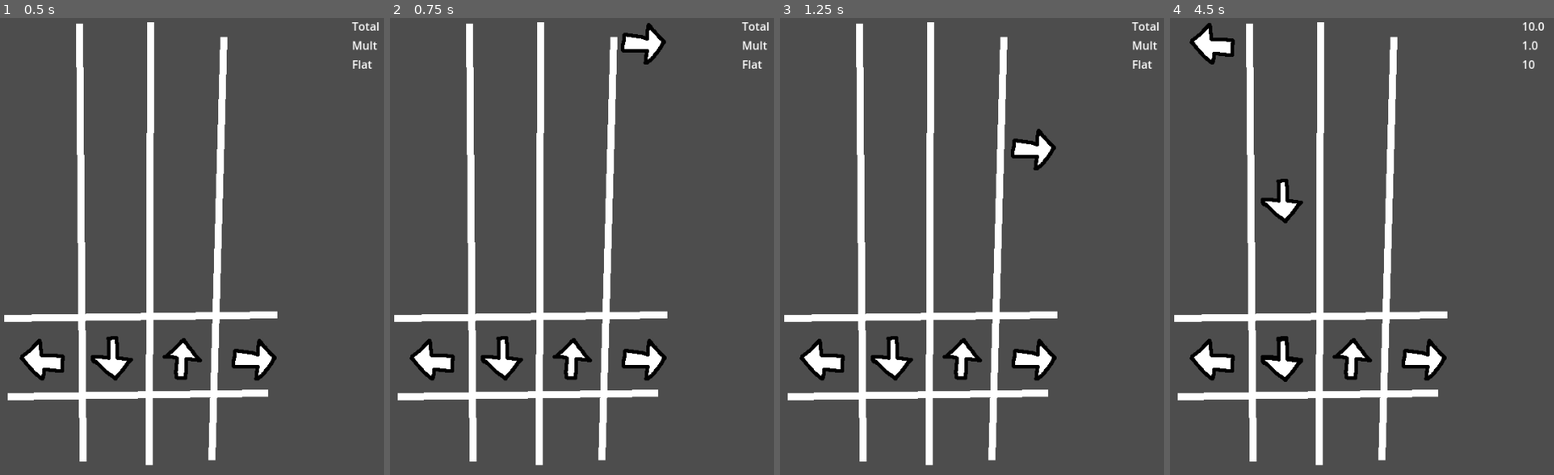
Above: before the commit, frames 1-4 (left to right).
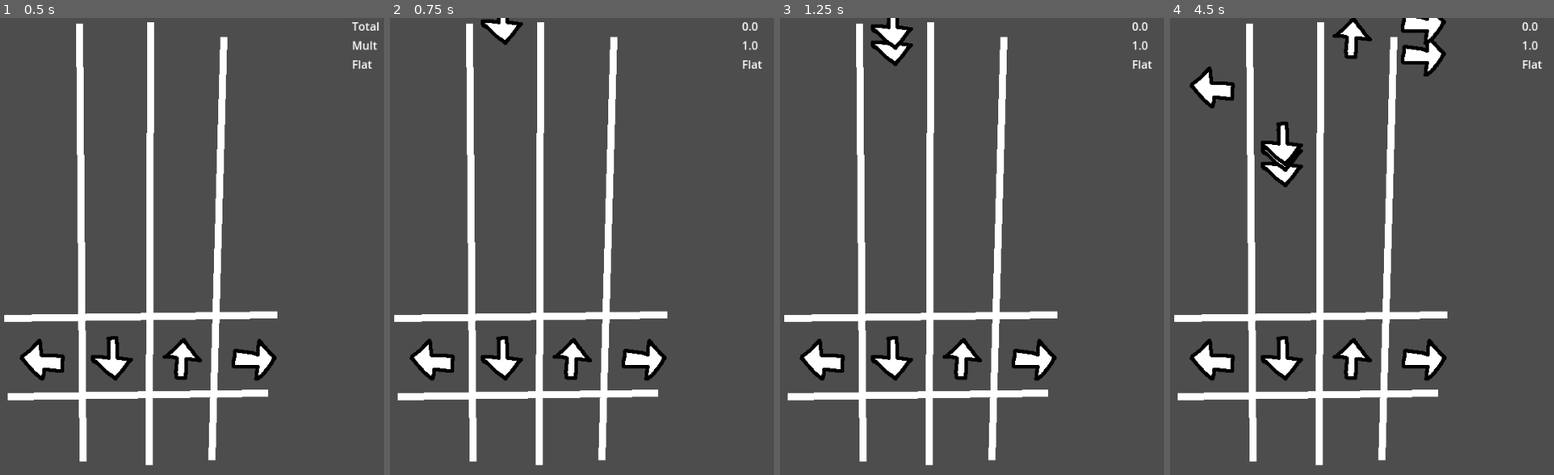
Above: after the commit, the same moments.

Repository: CWmain/cashoutCombo
Game: Godot game, scene res://Scenes/game/game.tscn
Same seed, same stepped clock (60 frames per second), same inputs: the game is played once before the commit and once after it.
Inputs:
- Up to frame 1 (0.5 s): no input
- Up to frame 2 (0.75 s): tap Enter at 0.5 s; hold D (Right) from 0.53 s (still down); tap Space (RandomNote) at 0.6 s
- Up to frame 3 (1.25 s): keep holding D (Right)
- Up to frame 4 (4.5 s): release D (Right) at 1.28 s; hold S (Down) 1.28-2.03 s; tap Space (RandomNote) every 0.75 s from 1.35 to 4.35 s; hold D (Right) 2.03-2.78 s; hold W (Up) 2.78-3.53 s; hold A (Left) from 3.53 s (still down)

Frame 1 is identical in both runs. In frame 2, 1.1% of the frame differs, in the area x 23-99%, y 0-11%; in frame 3, 1.4%; in frame 4, 4.1%, in the area x 5-98%, y 0-80%.

Commit message:
Added a burst and gap timer. The burst timer waits between bursts to spawn one. And the gap timer is to space out the notes themeselves. The pass back and fourth activation to crreate bursts of arbrritary sizes. I want to add moddifers which incrrease difficulty after each burst. Still need to work our the fail state

Diff:
--- a/objects/RythmBoard/rythm_board.gd
+++ b/objects/RythmBoard/rythm_board.gd
@@ -1,7 +1,28 @@
 extends CanvasLayer
 
-@export var arrowSpawnTimer: float
-@export var arrowFallSpeed: float
+# The amount of notes in a burst
+@export var noteBurstContents: int = 4
+
+#The time between each note burst
+@export var noteBurstGap: float = 1:
+	set(value):
+		noteBurstGap = value
+		if note_burst_timer != null:
+			note_burst_timer.wait_time = noteBurstGap
+
+#The time between each note
+@export var noteGap: float = 0.2:
+	set(value):
+		noteGap = value
+		if note_gap_timer != null:
+			note_gap_timer.wait_time = noteGap
+
+@export var noteFallSpeed: float = 1
+
+@onready var note_gap_timer: Timer = %noteGapTimer
+@onready var note_burst_timer: Timer = %noteBurstTimer
+
+var spawnedNotes: int = 0
 
 var leftNotes: Array[FallingNote]
 var downNotes: Array[FallingNote]
@@ -17,6 +38,16 @@
 # Derived from rough placement of TopLine and BottomLine
 const TOP_LINE: int = 420
 const BOTTOM_LINE: int = 540
+
+func _ready() -> void:
+	note_gap_timer.wait_time = noteGap
+	note_burst_timer.wait_time = noteBurstGap
+
+	note_gap_timer.timeout.connect(_on_noteGapTimer)
+	note_burst_timer.timeout.connect(_on_noteBurstTimer)
+
+	startGame()
+
 func _process(delta: float) -> void:
 	if Input.is_action_just_pressed("RandomNote"):
 		spawnRandomNote()
@@ -39,10 +70,27 @@
 			miss.emit()
 			column.pop_front()
 
+func startGame() -> void:
+	note_gap_timer.start()
+
+func _on_noteGapTimer() -> void:
+	if spawnedNotes == noteBurstContents:
+		note_gap_timer.stop()
+		note_burst_timer.start()
+		return
+	spawnRandomNote()
+	spawnedNotes += 1
+
+func _on_noteBurstTimer() -> void:
+	spawnedNotes = 0
+	note_burst_timer.stop()
+	note_gap_timer.start()
+
 func spawnRandomNote() -> void:
 	var r = randf()
 	var newNote: FallingNote
 	newNote = FALLING_NOTE.instantiate()
+	newNote.fallSpeed = noteFallSpeed
 	if r < 0.25:
 		newNote.direction = FallingNote.Directions.LEFT
 		newNote.position.x = 60
--- a/objects/RythmBoard/rythm_board.tscn
+++ b/objects/RythmBoard/rythm_board.tscn
@@ -8,6 +8,7 @@
 
 [node name="RythmBoard" type="CanvasLayer"]
 script = ExtResource("1_v63m8")
+noteGap = 0.5
 
 [node name="Arrows" type="Node" parent="."]
 
@@ -46,3 +47,11 @@
 
 [node name="BottomLine" type="Line2D" parent="Lines"]
 points = PackedVector2Array(11, 537, 381, 532)
+
+[node name="Timers" type="Node" parent="."]
+
+[node name="noteBurstTimer" type="Timer" parent="Timers"]
+unique_name_in_owner = true
+
+[node name="noteGapTimer" type="Timer" parent="Timers"]
+unique_name_in_owner = true
--- a/objects/fallingNote/falling_note.gd
+++ b/objects/fallingNote/falling_note.gd
@@ -4,7 +4,7 @@
 enum Directions {LEFT, DOWN, UP, RIGHT}
 
 @export var direction: Directions
-@export var fallSpeed: float = 5
+@export var fallSpeed: float = 2
 
 var active: bool = true
 
